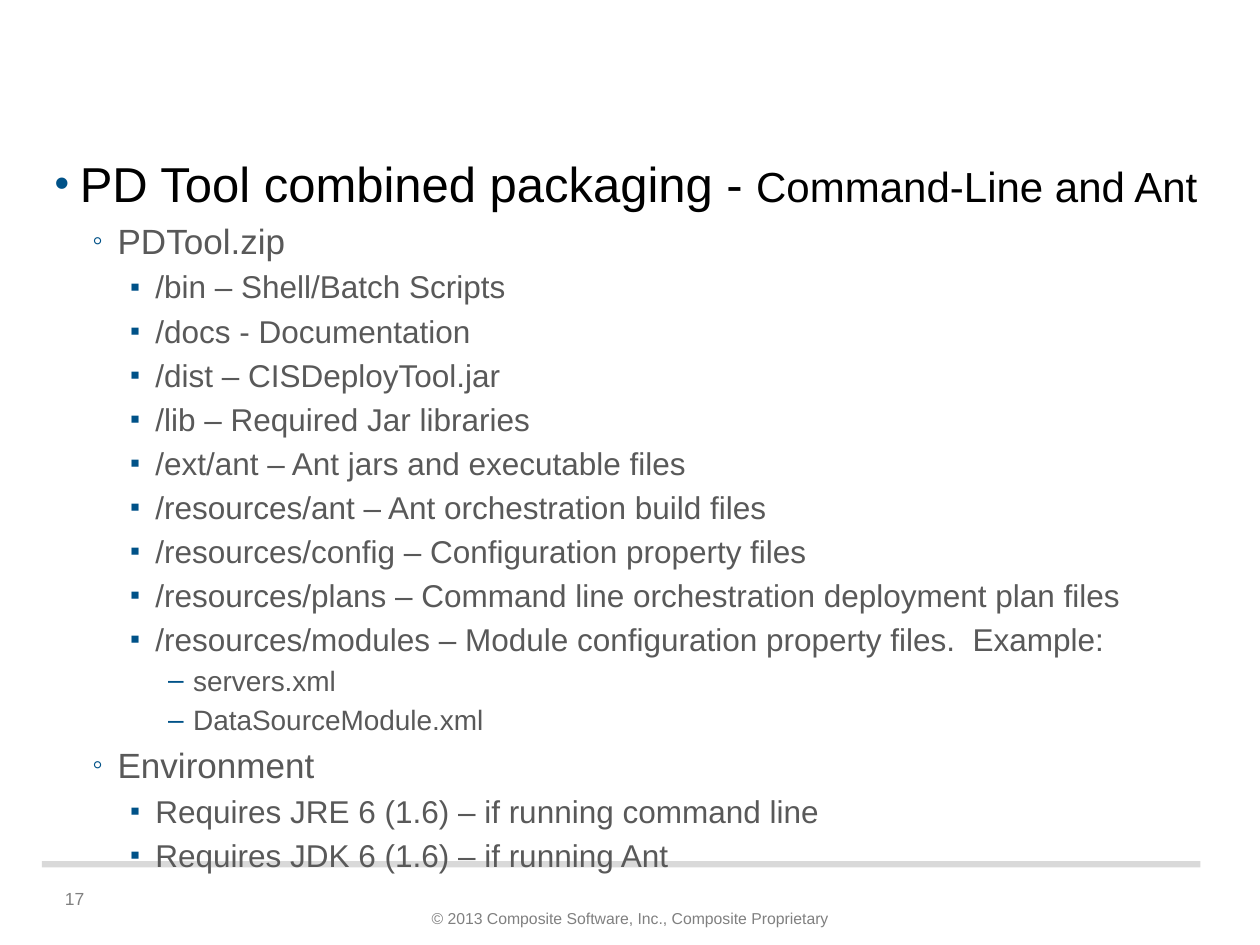
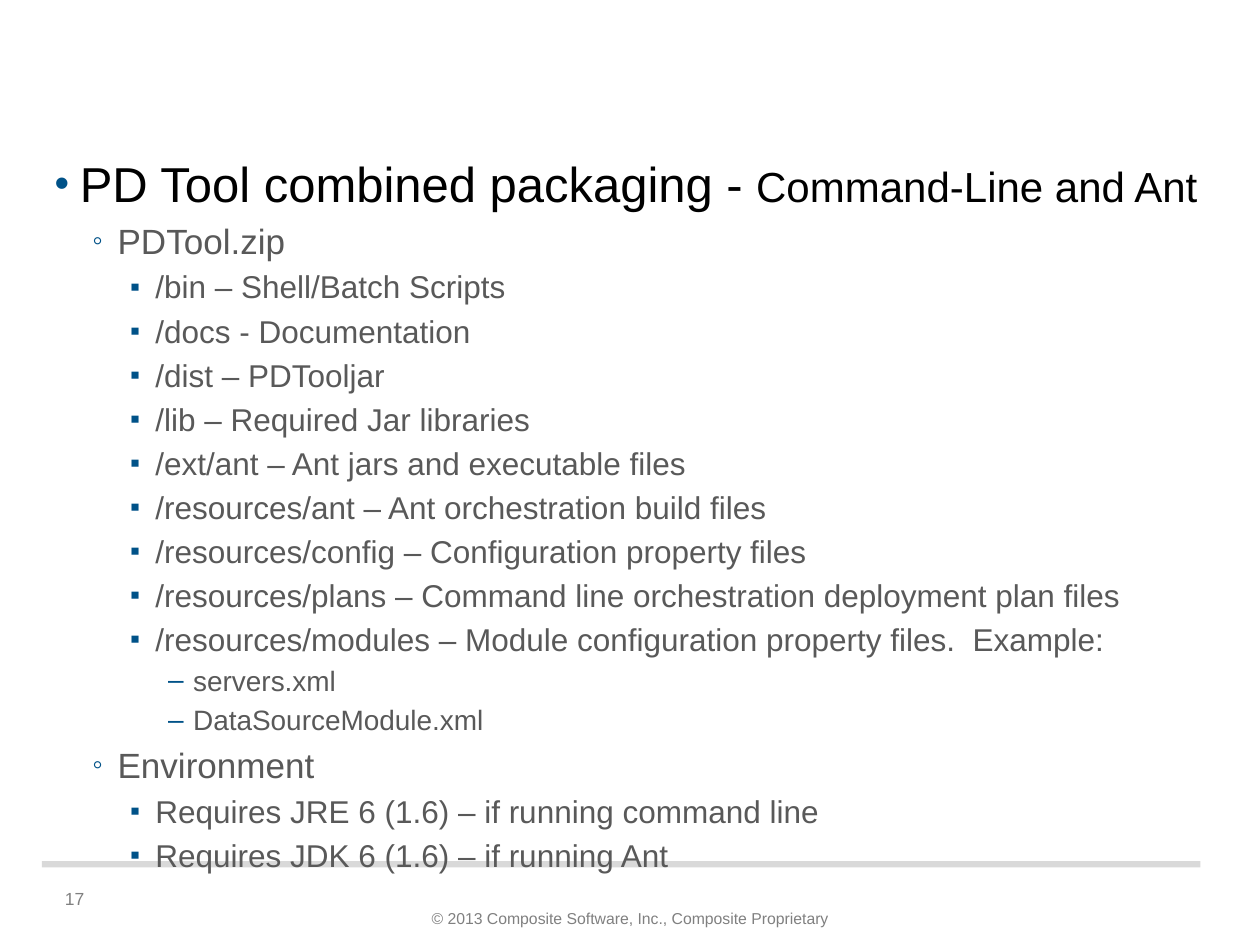
Before and after one commit to dvbu-test/PDToolDocs, a slide deck: slide 17 of docs/PS Promotion and Deployment Tool - v2.1.pptx. Drawn at 1260x945 pixels with LibreOffice and Linux fonts; fonts in the diff are those of the drawing; background and template pictures are left out. Boxes give left, top, right and bottom in pixels: in the first picture for what was removed or moved away, otherwise in the second. Text is boxed around its words. In the diff, an @@ line names an element or a change of style, - is before the commit and + after.

Commit message:
update PDTool documentation

```diff
--- a/docs/PS Promotion and Deployment Tool - v2.1.pptx
+++ b/docs/PS Promotion and Deployment Tool - v2.1.pptx
@@ text at (155, 364, 385, 393): text changed @@
-    ▪ /dist – CISDeployTool.jar
+    ▪ /dist – PDTooljar
```
Also in this commit, not shown: 2 other slides changed, 9 other files.
